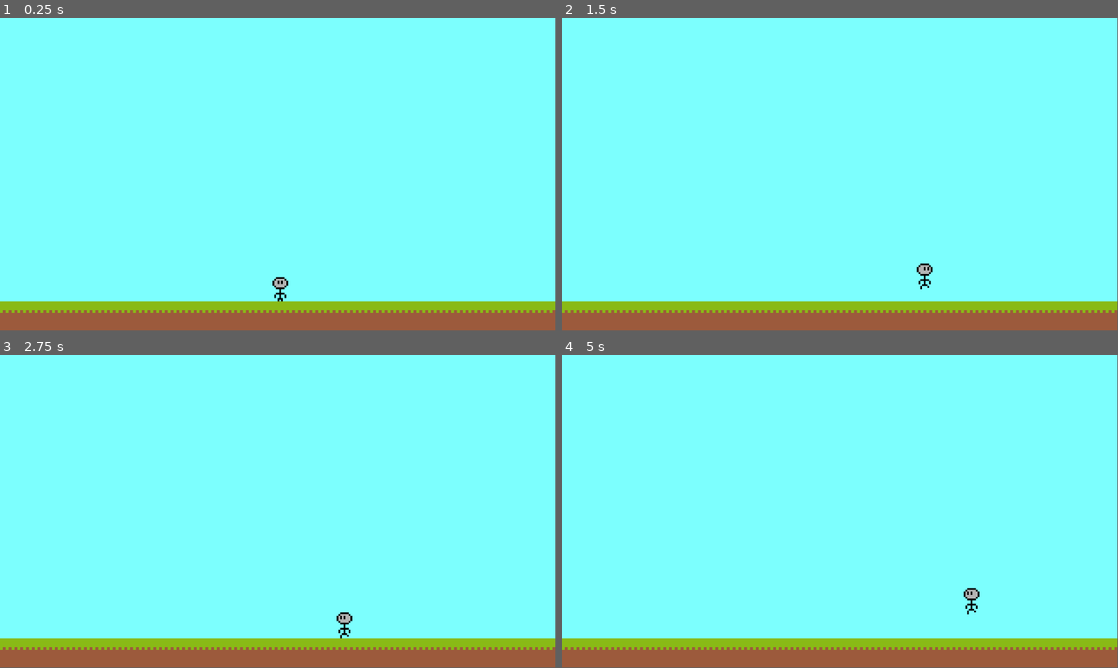
Above: before the commit, frames 1-4 (two rows, left to right).
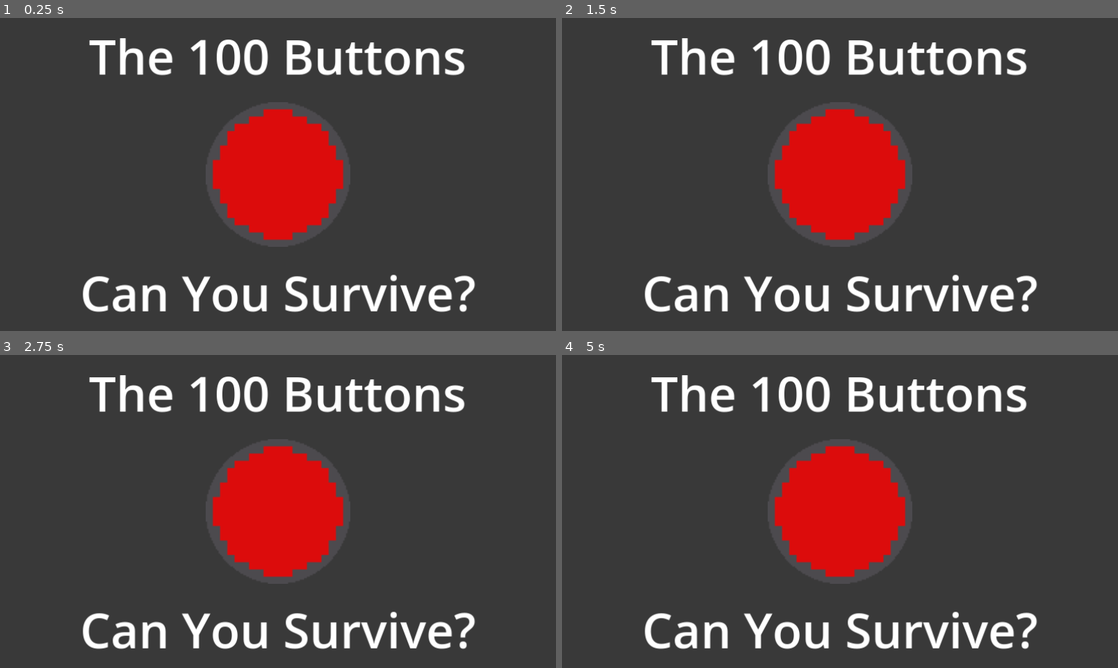
Above: after the commit, the same moments.

Repository: AutisticCrumbs/GlobalGameJam2024
Game: Godot game, scene res://menus/main_menu.tscn
Two runs of this game, one before a commit and one after it. Both use one fixed random seed, a clock stepped at 60 frames per second and the inputs below. Before the commit the project starts from res://worlds/world.tscn.
Inputs:
- Up to frame 1 (0.25 s): no input
- Up to frame 2 (1.5 s): hold Right (right) from 0.53 s (still down); tap Up (jump) at 0.77 s
- Up to frame 3 (2.75 s): tap Up (jump) at 1.52 s; release Right (right) at 2.03 s; hold A (left) from 2.03 s (still down)
- Up to frame 4 (5 s): release A (left) at 2.78 s; hold Right (right) 2.78-4.28 s; tap Up (jump) at 3.02, 3.77, 4.52 s; hold A (left) from 4.28 s (still down)
In our replay, the window is 799x449 before the commit and 800x450 after it. These sizes can differ from the game's own. Grey fills any space a smaller window leaves; there, only what the larger window draws over its background counts as a difference.

The runs differ from the first frame. In frame 1, 100% of the frame differs, in the area x 0-100%, y 0-100%; in frame 2, 100%; in frame 3, 100%; in frame 4, 100%.

Commit message:
Add a main menu

Diff:
--- /dev/null
+++ b/menus/main_menu.gd
@@ -0,0 +1,4 @@
+extends Node
+
+func _on_button_pressed():
+	get_tree().change_scene_to_file("res://worlds/world.tscn")
--- /dev/null
+++ b/menus/main_menu.tscn
@@ -0,0 +1,44 @@
+[gd_scene load_steps=3 format=3 uid="uid://bf5lykefphmah"]
+
+[ext_resource type="Script" path="res://menus/main_menu.gd" id="1_qxjgr"]
+[ext_resource type="Texture2D" uid="uid://3etpc7tyid7u" path="res://menus/big_red_menu_button.png" id="2_4jeca"]
+
+[node name="Main Menu" type="Node"]
+script = ExtResource("1_qxjgr")
+
+[node name="ColorRect" type="ColorRect" parent="."]
+offset_right = 1152.0
+offset_bottom = 648.0
+color = Color(0.192157, 0.192157, 0.192157, 0.72549)
+
+[node name="TextEdit" type="Label" parent="."]
+offset_right = 1152.0
+offset_bottom = 158.0
+theme_override_font_sizes/font_size = 100
+text = "The 100 Buttons"
+horizontal_alignment = 1
+vertical_alignment = 1
+
+[node name="TextEdit2" type="Label" parent="."]
+offset_top = 490.0
+offset_right = 1152.0
+offset_bottom = 648.0
+theme_override_font_sizes/font_size = 100
+text = "Can You Survive?
+"
+horizontal_alignment = 1
+vertical_alignment = 1
+
+[node name="Sprite2D" type="Sprite2D" parent="."]
+position = Vector2(576, 324)
+scale = Vector2(3, 3)
+texture = ExtResource("2_4jeca")
+
+[node name="Button" type="Button" parent="Sprite2D"]
+modulate = Color(1, 1, 1, 0)
+offset_left = -50.0
+offset_top = -50.0
+offset_right = 50.0
+offset_bottom = 50.0
+
+[connection signal="pressed" from="Sprite2D/Button" to="." method="_on_button_pressed"]
--- a/project.godot
+++ b/project.godot
@@ -11,9 +11,14 @@
 [application]
 
 config/name="Global Game Jam 2024"
-run/main_scene="res://worlds/world.tscn"
+run/main_scene="res://menus/main_menu.tscn"
 config/features=PackedStringArray("4.2", "Forward Plus")
 config/icon="res://icon.svg"
+
+[display]
+
+window/stretch/mode="canvas_items"
+window/stretch/aspect="expand"
 
 [input]
 
--- a/worlds/world.tscn
+++ b/worlds/world.tscn
@@ -57,5 +57,9 @@
 [node name="CollisionShape2D" type="CollisionShape2D" parent="Right Wall2"]
 light_mask = 7
 visibility_layer = 7
-position = Vector2(980, -340)
+position = Vector2(980, -365)
 shape = SubResource("RectangleShape2D_o24nx")
+
+[node name="Right Button" type="Area2D" parent="."]
+
+[node name="Left Button" type="Area2D" parent="."]
Binary file added: menus/big_red_menu_button.png
Not shown, added: menus/big_red_menu_button.png.import
Binary file added: worlds/big_red_button.png
Not shown, added: worlds/big_red_button.png.import
